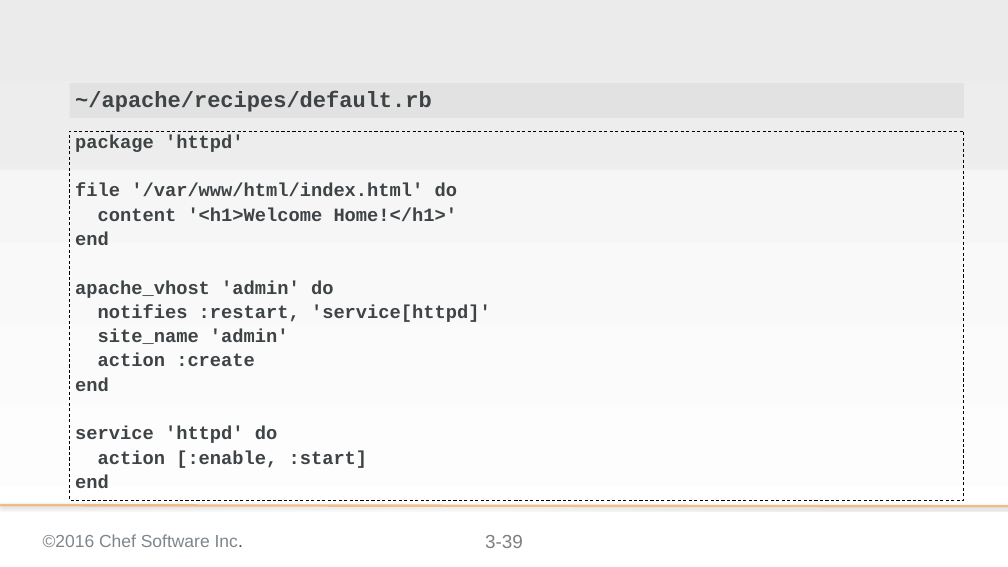
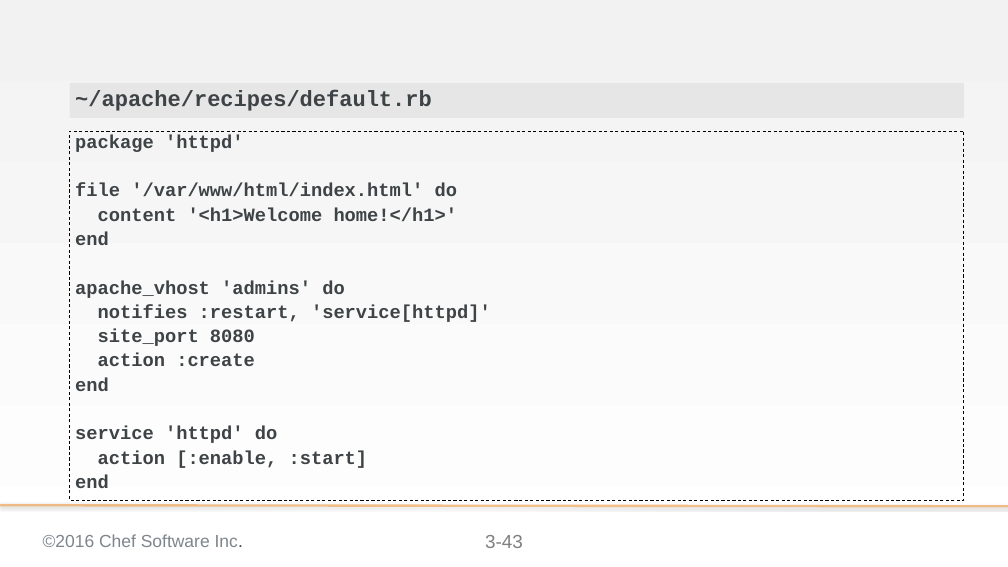
Before and after one commit to chef-training/extending_cookbooks, a slide deck: slide 43 of 03-creating_a_custom_resource-linux.pptx (slide 39 before the commit). Drawn at 1008x567 pixels with LibreOffice and Linux fonts; fonts in the diff are those of the drawing; background and template pictures are left out. Boxes give left, top, right and bottom in pixels: in the first picture for what was removed or moved away, otherwise in the second. Text is boxed around its words. In the diff, an @@ line names an element or a change of style, - is before the commit and + after.

```diff
--- a/03-creating_a_custom_resource-linux.pptx
+++ b/03-creating_a_custom_resource-linux.pptx
@@ text at [98,208,458,221]: text changed @@
-content '<h1>Welcome Home!</h1>'
+content '<h1>Welcome home!</h1>'
@@ text at [75,280,344,298]: text changed @@
-apache_vhost 'admin' do
+apache_vhost 'admins' do
@@ text at [98,329,255,346]: text changed @@
-site_name 'admin'
+site_port 8080
@@ page number at [485,535,523,548]: text changed @@
-3-39
+3-43
```
Also in this commit, not shown: 29 other slides changed, 12 slides added, 2 slides removed.
